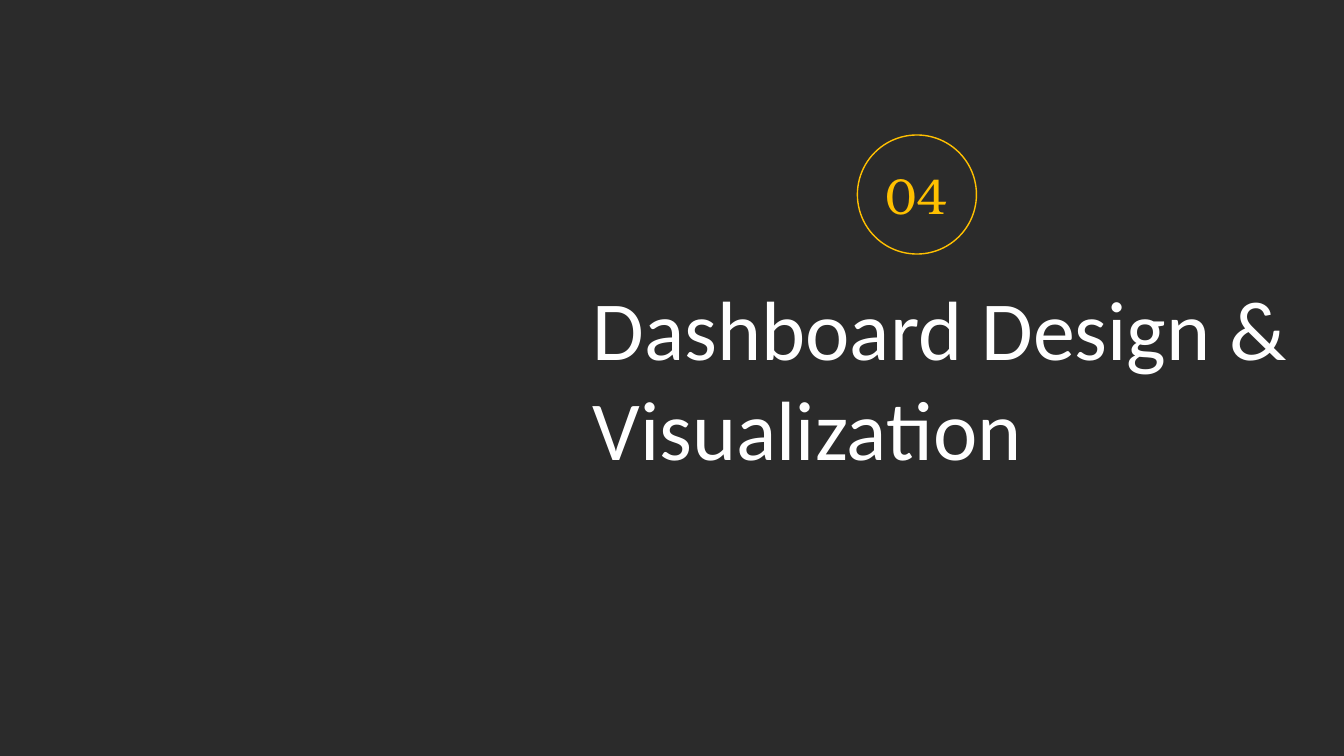
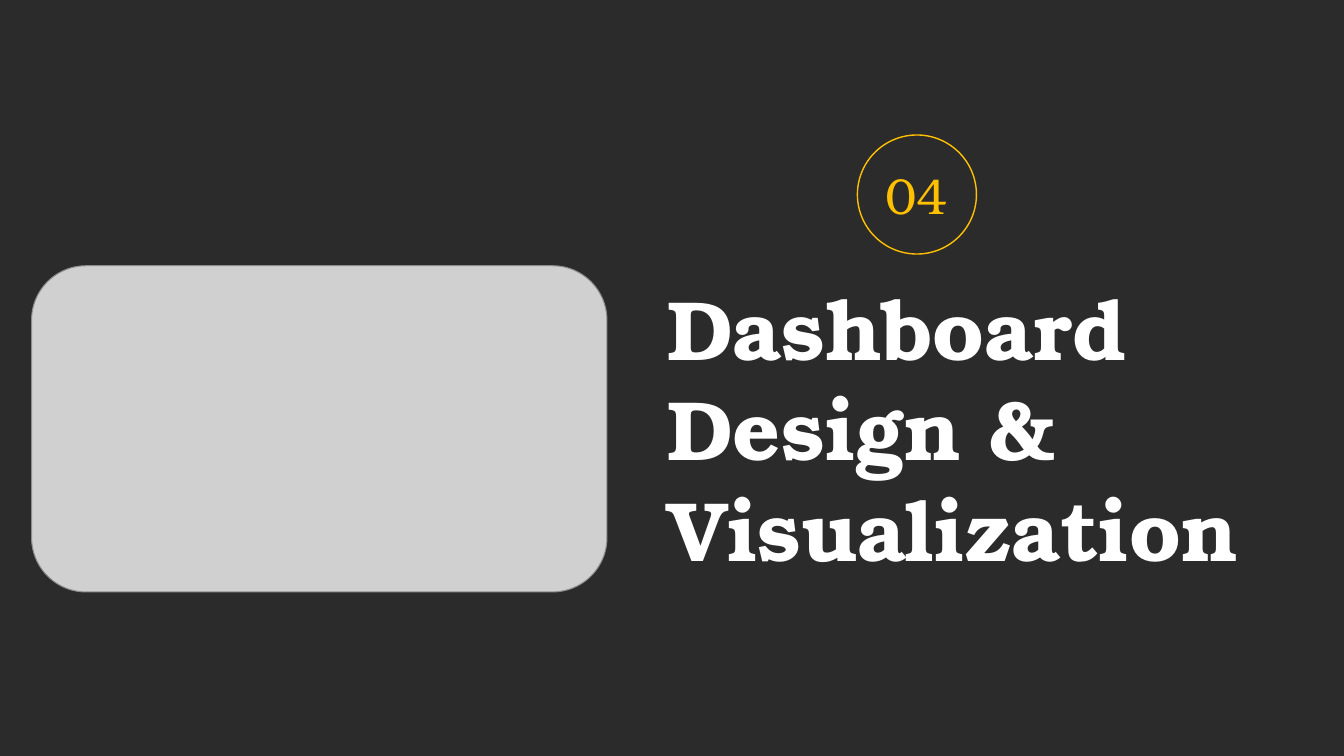
Before and after one commit to prafullwahatule/BI-Amazon-Sale-Report, a slide deck: slide 16 of Report/Amazon Sales Report.pptx (slide 17 before the commit). Drawn at 1344x756 pixels with LibreOffice and Linux fonts; fonts in the diff are those of the drawing; grey boxes stand for pictures; background and template pictures are left out; a plain dark background stands for a picture behind light text. Boxes give left, top, right and bottom in pixels: in the first picture for what was removed or moved away, otherwise in the second. Text is boxed around its words. In the diff, an @@ line names an element or a change of style, - is before the commit and + after.

Commit message:
Start Dashboard Deasing & Visualization PPT

```diff
--- a/Report/Amazon Sales Report.pptx
+++ b/Report/Amazon Sales Report.pptx
@@ picture added at bbox=[31, 266, 607, 593] @@
@@ text "Dashboard Design & Visualization": place and size @@
-text "Dashboard Design & Visualization" at bbox=[593, 301, 1210, 461]
+text "Dashboard Design & Visualization" at bbox=[667, 299, 1238, 562]
@@ text "Dashboard Design & Visualization" at bbox=[667, 299, 1238, 562]: font Calibri to TeX Gyre Bonum, bold on @@
```
Also in this commit, not shown: 2 slides added, 1 slide removed, 1 other file.
